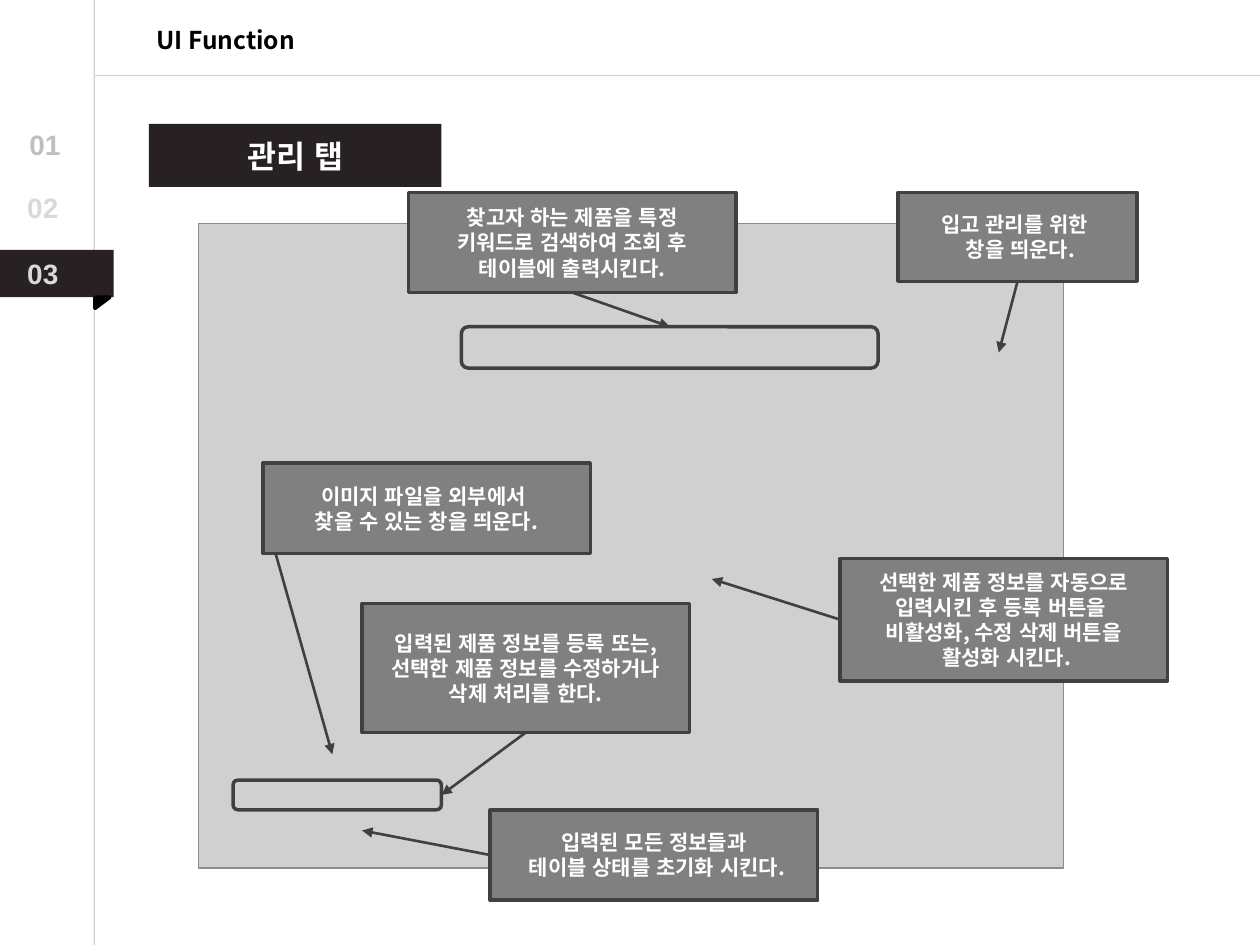
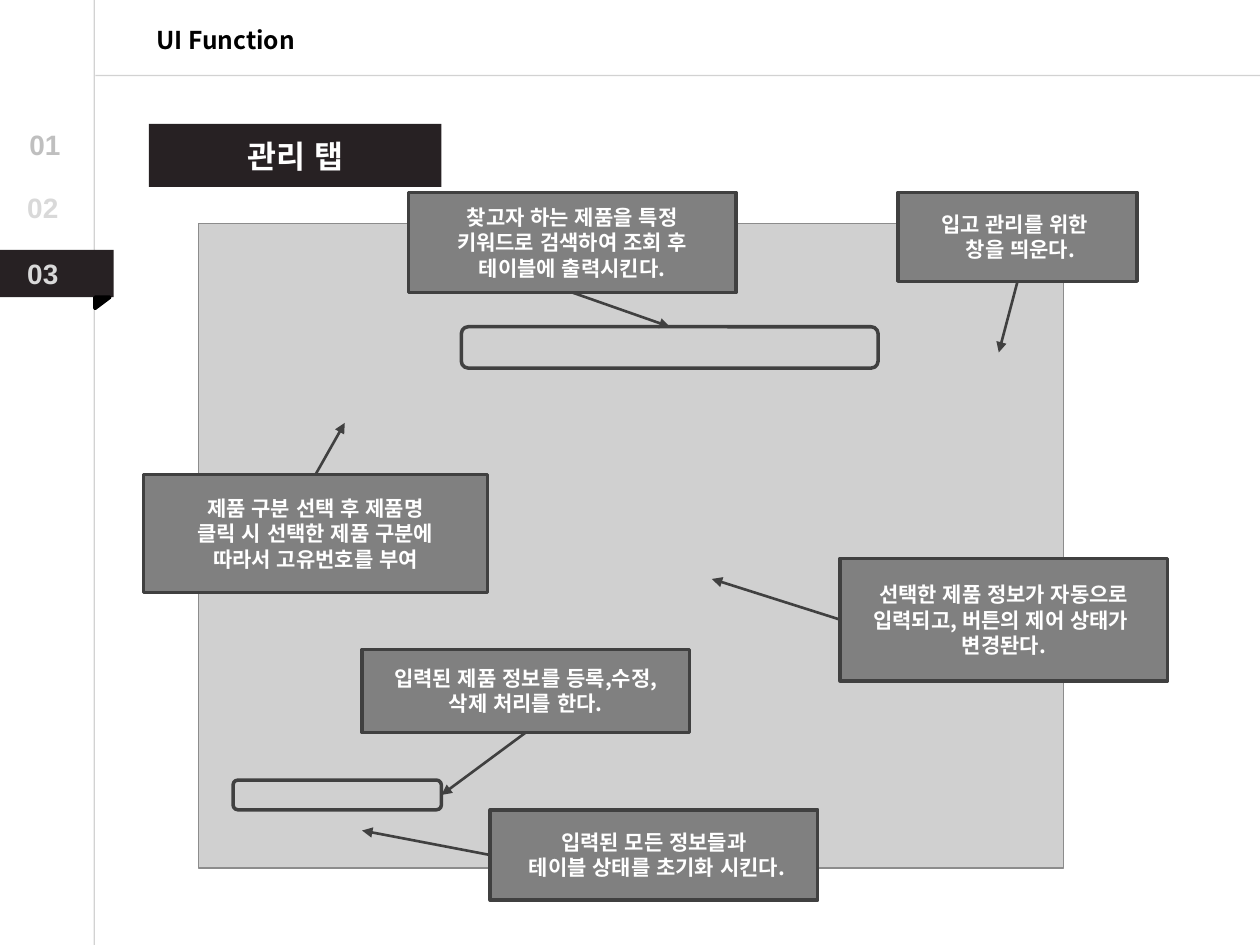
Before and after one commit to Dong-Jun-Shin/COMP_project, a slide deck: slide 32 of Document/DOC_source/ppt/COMP_Project_ppt.pptx. Drawn at 1260x945 pixels with LibreOffice and Linux fonts; fonts in the diff are those of the drawing; grey boxes stand for pictures. Boxes give left, top, right and bottom in pixels: in the first picture for what was removed or moved away, otherwise in the second. Text is boxed around its words. In the diff, an @@ line names an element or a change of style, - is before the commit and + after.

Commit message:
19/11/28
ppt 수정

```diff
--- a/Document/DOC_source/ppt/COMP_Project_ppt.pptx
+++ b/Document/DOC_source/ppt/COMP_Project_ppt.pptx
@@ arrow moved from (263, 508) - (333, 755) to (315, 475) - (345, 423) @@
@@ rectangle "제품 구분 선택 후 제품명": place and size @@
-rectangle "제품 구분 선택 후 제품명" at (263,464,591,554)
+rectangle "제품 구분 선택 후 제품명" at (144,475,488,593)
@@ text in rectangle at (197,498,433,569): text changed @@
-이미지 파일을 외부에서
-찾을 수 있는 창을 띄운다.
+제품 구분 선택 후 제품명
+클릭 시 선택한 제품 구분에
+따라서 고유번호를 부여
@@ text in rectangle at (873,584,1128,655): text changed @@
-선택한 제품 정보를 자동으로
-입력시킨 후 등록 버튼을
-비활성화, 수정 삭제 버튼을
-활성화 시킨다.
+선택한 제품 정보가 자동으로
+입력되고, 버튼의 제어 상태가
+변경돤다.
@@ rectangle "입력된 제품 정보를 등록,수정,": place and size @@
-rectangle "입력된 제품 정보를 등록,수정," at (362,604,689,732)
+rectangle "입력된 제품 정보를 등록,수정," at (362,649,689,732)
@@ text in rectangle at (394,668,657,690): text changed @@
-입력된 제품 정보를 등록 또는,
-선택한 제품 정보를 수정하거나
+입력된 제품 정보를 등록,수정,
```
Also in this commit, not shown: 8 other slides changed, 1 slide added.
